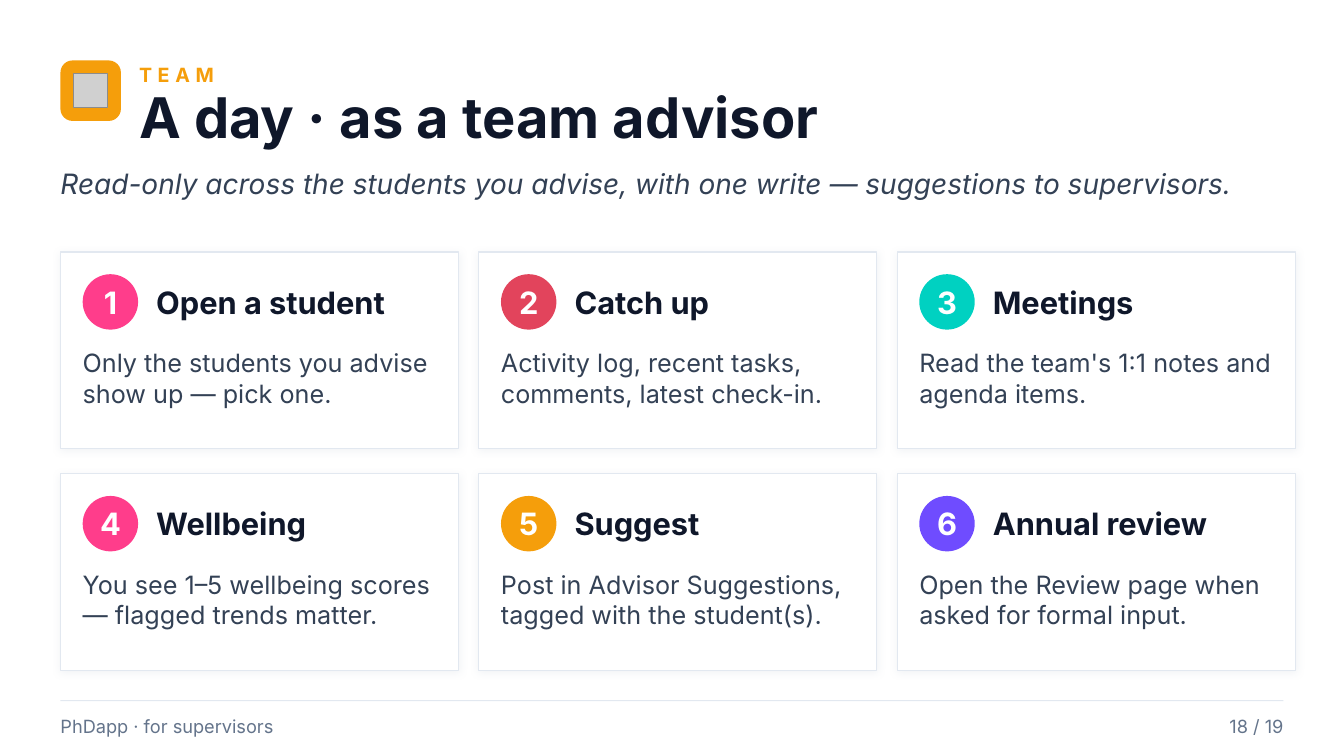
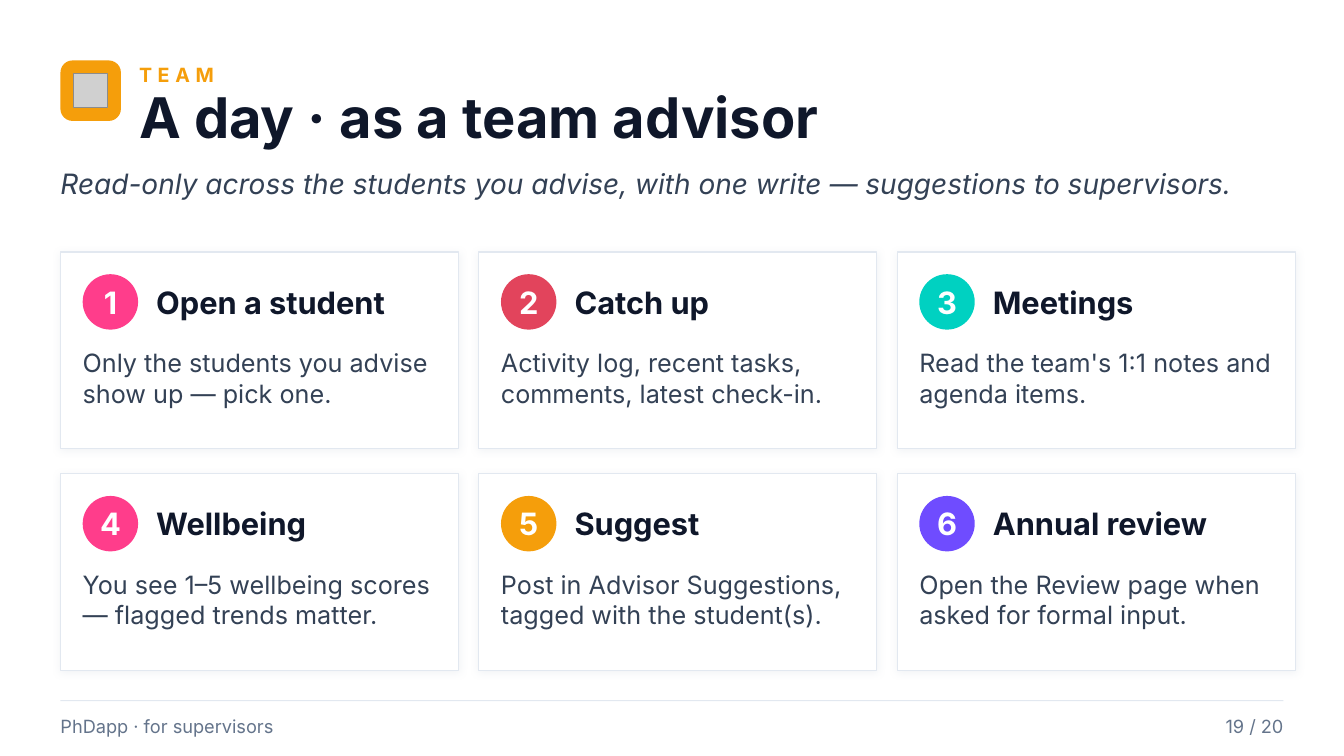
Before and after one commit to rafacastrocsic/phdapp, a slide deck: slide 19 of docs/PhDapp_Supervisor_Overview.pptx (slide 18 before the commit). Drawn at 1344x756 pixels with LibreOffice and Linux fonts; fonts in the diff are those of the drawing; grey boxes stand for pictures. Boxes give left, top, right and bottom in pixels: in the first picture for what was removed or moved away, otherwise in the second. Text is boxed around its words. In the diff, an @@ line names an element or a change of style, - is before the commit and + after.

```diff
--- a/docs/PhDapp_Supervisor_Overview.pptx
+++ b/docs/PhDapp_Supervisor_Overview.pptx
@@ text at (1226, 719, 1284, 733): text changed @@
-18 / 19
+19 / 20
```
Also in this commit, not shown: 17 other slides changed, 1 slide added, 1 other file.
